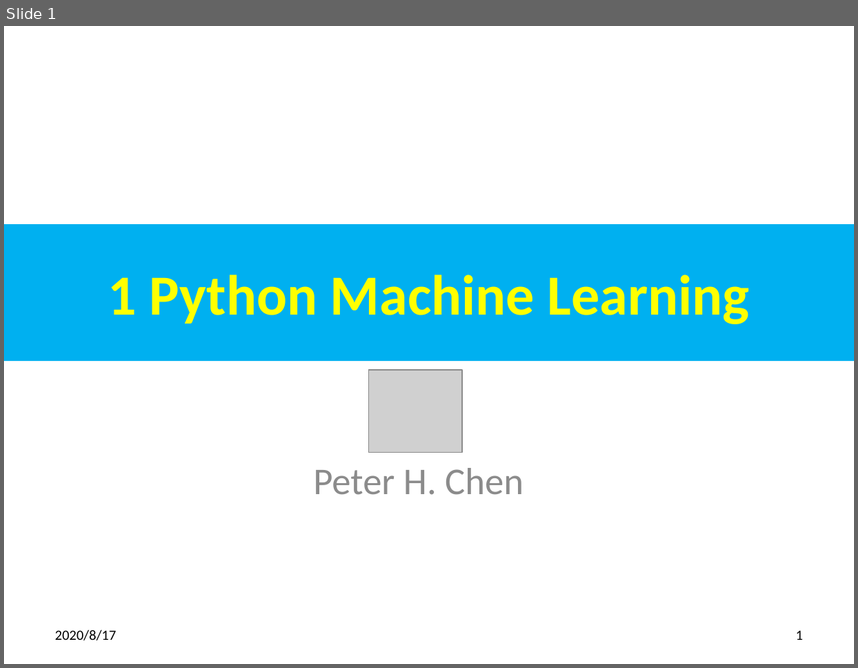
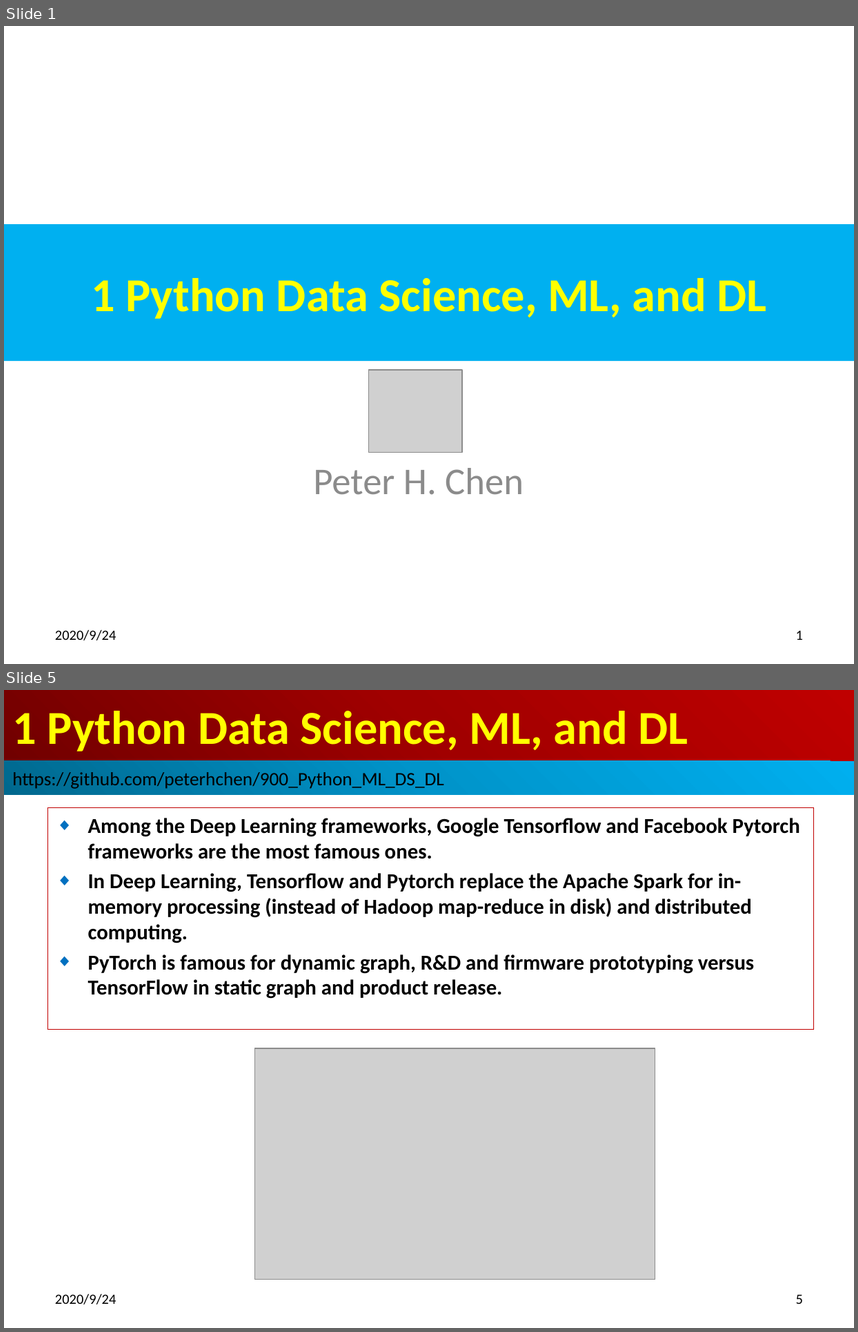
Before and after one commit to peterhchen/900_Python_ML_DS_DL, a slide deck: 001_intro.pptx. Shown one above the other, each under a label of ours: slide 1 before the commit, slides 1 and 5 after it; the slides between them are not shown. The pictures are 858x668 and 858x1332 pixels, drawn with LibreOffice and Linux fonts; fonts in the diff are those of the drawing; grey boxes stand for pictures. Boxes give left, top, right and bottom in pixels: in the first picture for what was removed or moved away, otherwise in the second. Text is boxed around its words. In the diff, an @@ line names an element or a change of style, - is before the commit and + after.

```diff
--- a/001_intro.pptx
+++ b/001_intro.pptx
@@ slide 5 added at [4,690,854,1328], background #FFFFFF @@
@@ title added at [4,690,854,761], fill gradient #720000 to #A20000 to #C00000, 40 pt, text #FFFF00, bold @@
+1 Python Data Science, ML, and DL
@@ rectangle added at [4,761,854,795], fill gradient #00688E to #0094CA to #00B0F0, 16 pt, text #000000 @@
+https://github.com/peterhchen/900_Python_ML_DS_DL
@@ subtitle added at [47,808,813,1029], outline #C00000 0.75 pt, 18 pt, text #000000, bold @@
+◆ Among the Deep Learning frameworks, Google Tensorflow and Facebook Pytorch frameworks are the most famous ones.
+◆ In Deep Learning, Tensorflow and Pytorch replace the Apache Spark for in-memory processing (instead of Hadoop map-reduce in disk) and distributed computing.
+◆ PyTorch is famous for dynamic graph, R&D and firmware prototyping versus TensorFlow in static graph and product release.
@@ picture added at [254,1048,655,1279] @@
@@ text added at [55,1293,116,1304], 12 pt, text #000000 @@
+2020/9/24
@@ page number added at [796,1294,803,1303], 12 pt, text #000000 @@
+5
@@ slide 1 changed as well @@
@@ title at [91,278,766,319]: text changed; size 48 to 40 pt @@
-1 Python Machine Learning
+1 Python Data Science, ML, and DL
@@ text at [55,629,116,640]: text changed @@
-2020/8/17
+2020/9/24
```
Also in this commit, not shown: 2 other slides changed, 4 other slides added.
